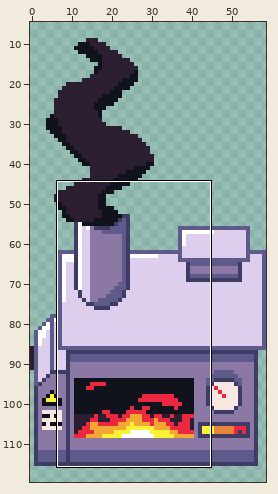
One commit to this sprite sheet: Incinerator/Incinerator2.png. Above: a wide view before the commit, with the close-up outlined.
Close-up. Before the commit:
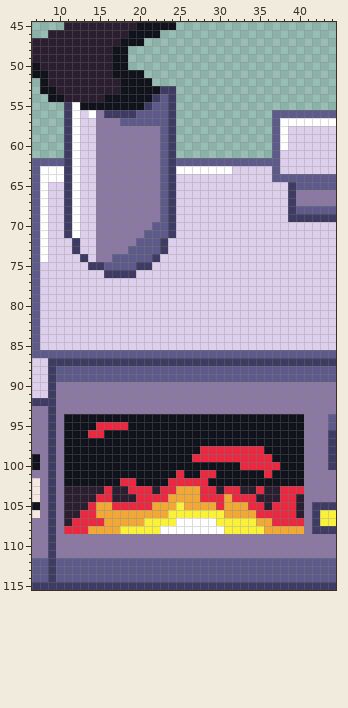
The file is 59x124 pixels. Shown: x 7..44, y 45..115. The wide view leaves out empty margins.
The same view after the edit:
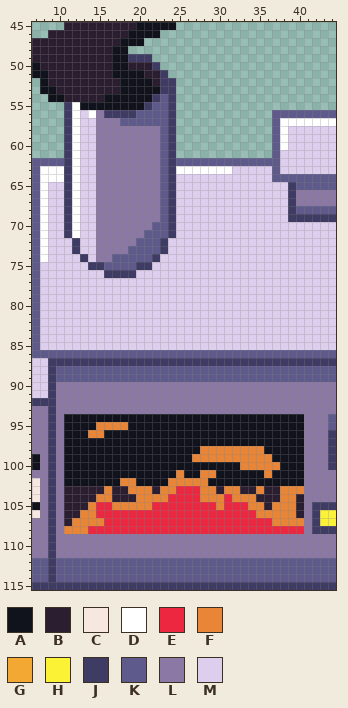
Palette (. is transparent): A #10121c  B #2c1e31  C #f6e8e0  D #ffffff  E #ec273f  F #e98537  G #f3a833  H #fbf236  J #3e3b65  K #5e5b8c  L #8c78a5  M #deceed
From old to new:
Changed rows in their new state; - is an unchanged pixel.
first column x 19:
 49 JJJ---
 50 BBBJ--
 51 --BBJ-
 52 ---BJJ
first column x 11:
 95 ----FFFF----------------------
 96 ---FF-------------------------
 98 -----------------FFFFFFFF-----
 99 ----------------FFFFFFFFFF----
100 ----------------------FFFFF---
101 --------------F--FF------F----
102 -------FF----FFFFF------------
103 -----F--FFF-FFEEEFF-FF--F--FFF
104 ----FF---FFFFEEEEFFFEFFF---FF-
105 ---FEEFFFFFEEEEEEEEFEEEFF-FFF-
106 --FFEEEEEEEEEEEEEEEEEEEEFFFFF-
107 -FFFFEEEEEEEEEEEEEEEEEEEEEFFFF
108 FFFEEEEEEEEEEEEEEEEEEEEEEEEEEE
Where, in picture pixels (left, top, right, bottom), the same in both close-ups:
added: (128, 54, 176, 86)
changed: (88, 422, 128, 438)
changed: (64, 446, 304, 534)
